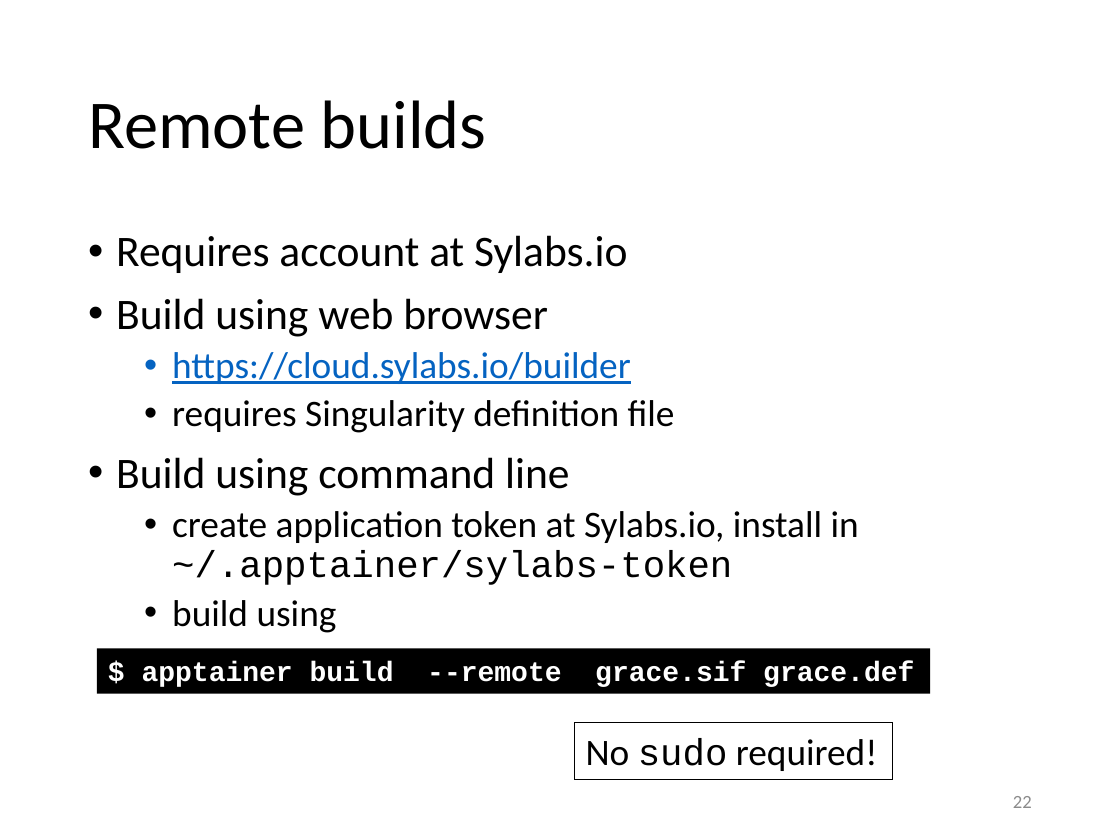
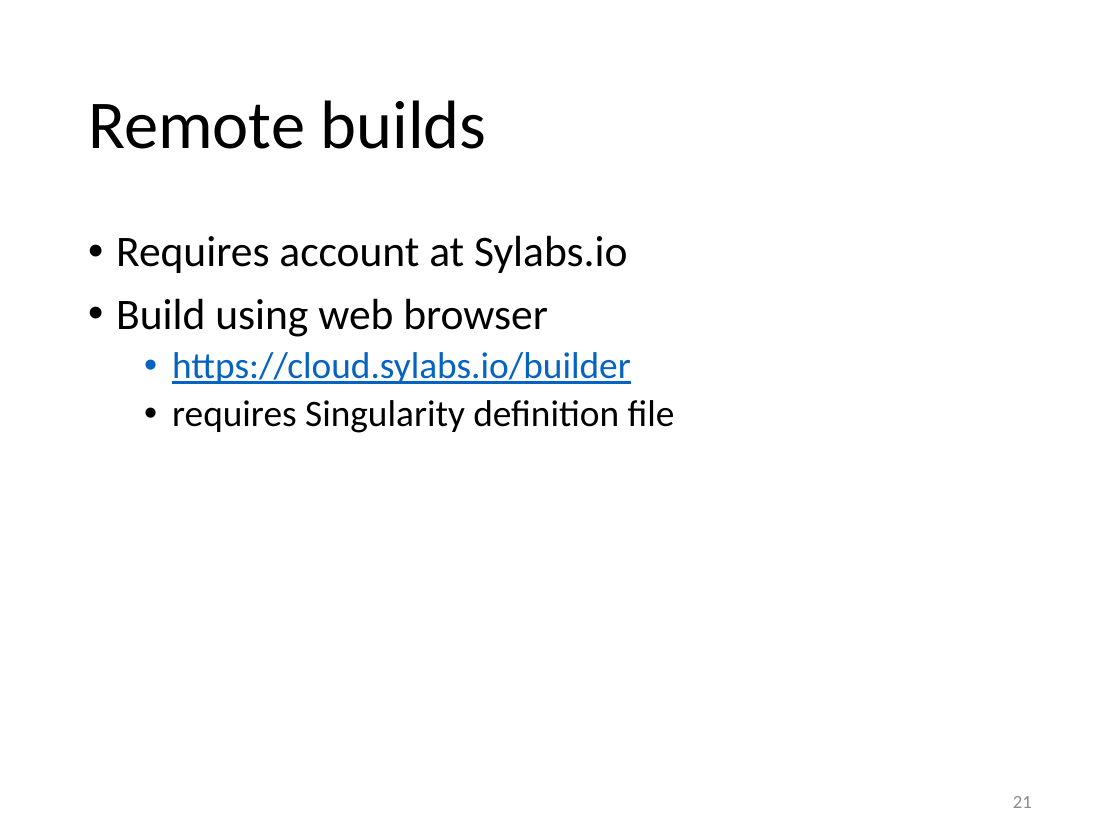
Before and after one commit to gjbex/Containers-for-HPC, a slide deck: slide 21 of containers_for_hpc.pptx (slide 22 before the commit). Drawn at 1120x840 pixels with LibreOffice and Linux fonts; fonts in the diff are those of the drawing. Boxes give left, top, right and bottom in pixels: in the first picture for what was removed or moved away, otherwise in the second. Text is boxed around its words. In the diff, an @@ line names an element or a change of style, - is before the commit and + after.

Commit message:
Remove slide on mount command, remote build

```diff
--- a/containers_for_hpc.pptx
+++ b/containers_for_hpc.pptx
@@ text at (116,457,859,633): paragraphs removed @@
-• Build using command line
-  • create application token at Sylabs.io, install in ~/.apptainer/sylabs-token
-  • build using
@@ rectangle removed at (97,648,931,693) @@
-$ apptainer build --remote grace.sif grace.def
@@ rectangle removed at (575,722,892,778) @@
-No sudo required!
@@ page number at (1013,796,1032,808): text changed @@
-22
+21
```
Also in this commit, not shown: 1 slide removed.
